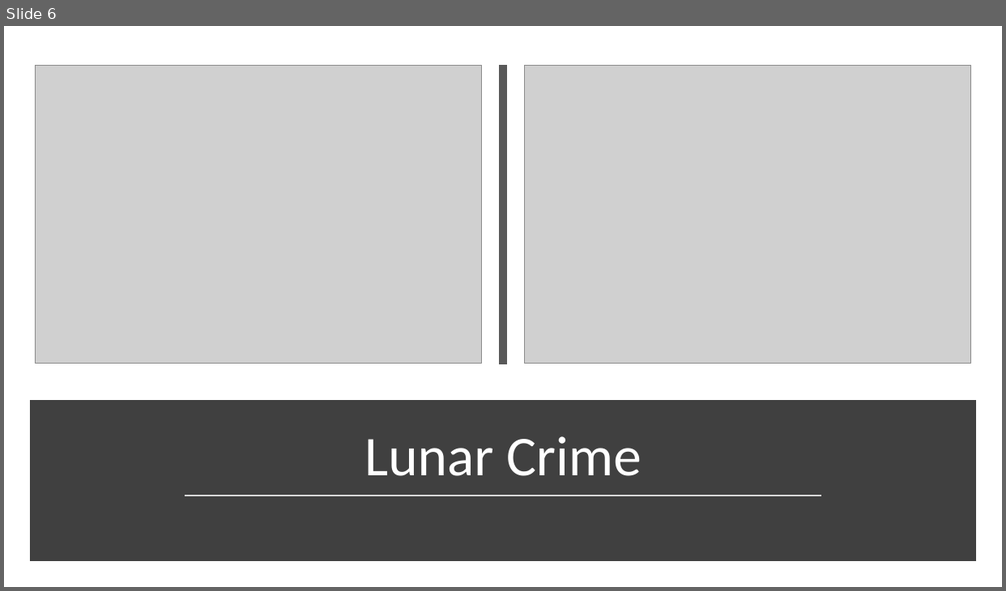
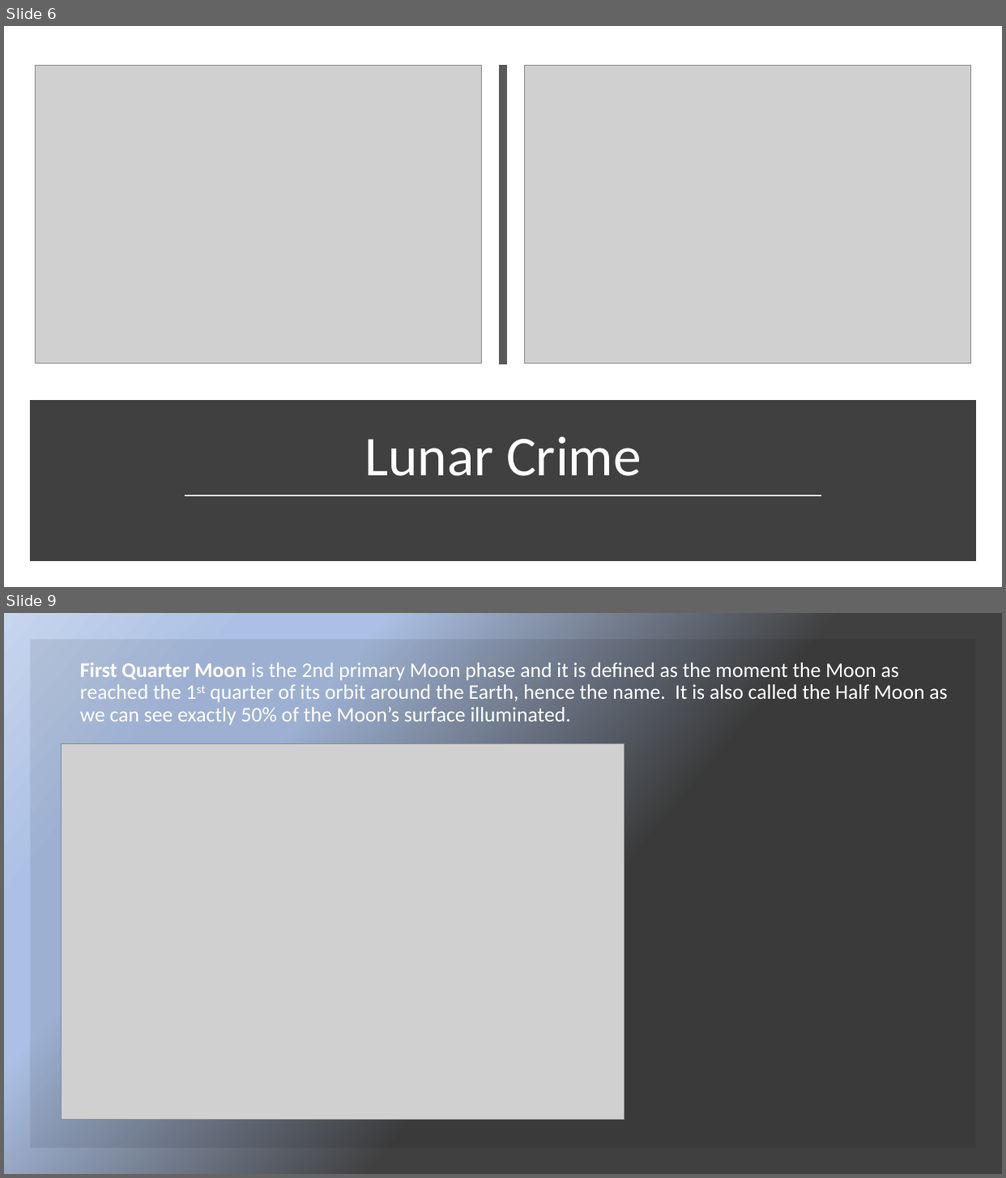
Before and after one commit to Nnothdurft/GroupC, a slide deck: Presentation.pptx. Shown one above the other, each under a label of ours: slide 6 before the commit, slides 6 and 9 after it; the slides between them are not shown. The pictures are 1006x591 and 1006x1178 pixels, drawn with LibreOffice and Linux fonts; fonts in the diff are those of the drawing; grey boxes stand for pictures. Boxes give left, top, right and bottom in pixels: in the first picture for what was removed or moved away, otherwise in the second. Text is boxed around its words. In the diff, an @@ line names an element or a change of style, - is before the commit and + after.

```diff
--- a/Presentation.pptx
+++ b/Presentation.pptx
@@ slide 9 added at box(4, 613, 1002, 1174), background gradient #404040 to #ABC0E4 to #C7D5ED @@
@@ rectangle added at box(30, 639, 976, 1148), fill #000000 at 8% opacity @@
@@ title added at box(80, 662, 947, 725), 20 pt, text #FFFFFF @@
+First Quarter Moon is the 2nd primary Moon phase and it is defined as the moment the Moon as reached the 1st quarter of its orbit around the Earth, hence the name. It is also called the Half Moon as we can see exactly 50% of the Moon’s surface illuminated.
@@ picture added at box(61, 743, 624, 1119) @@
```
Also in this commit, not shown: 6 other slides added, 3 other files.
